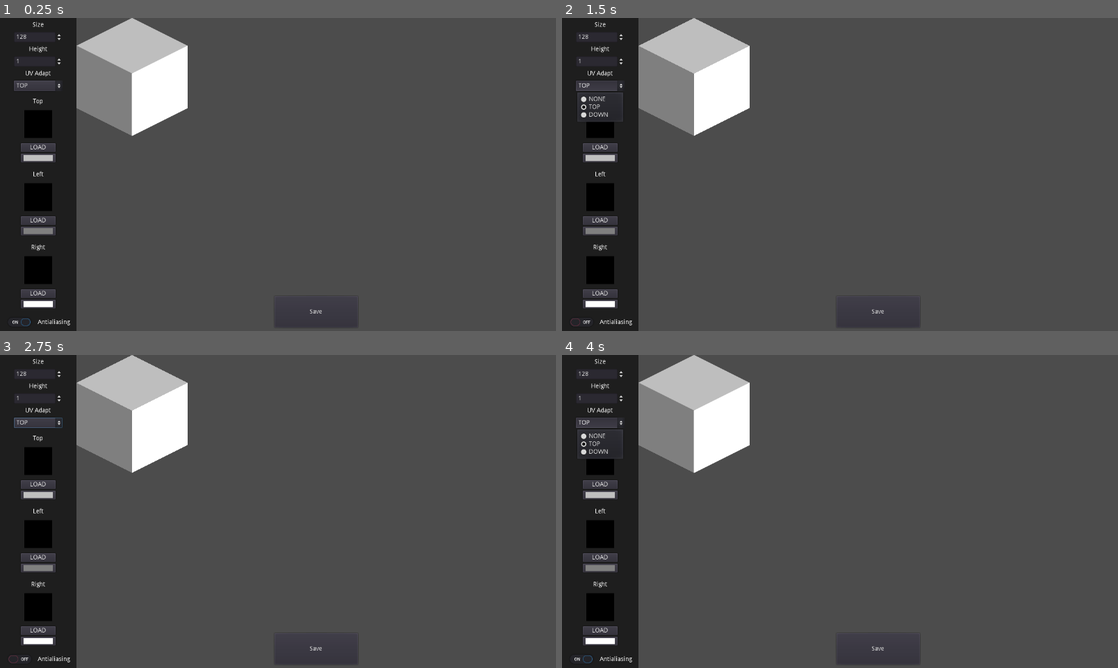
Above: before the commit, frames 1-4 (two rows, left to right).
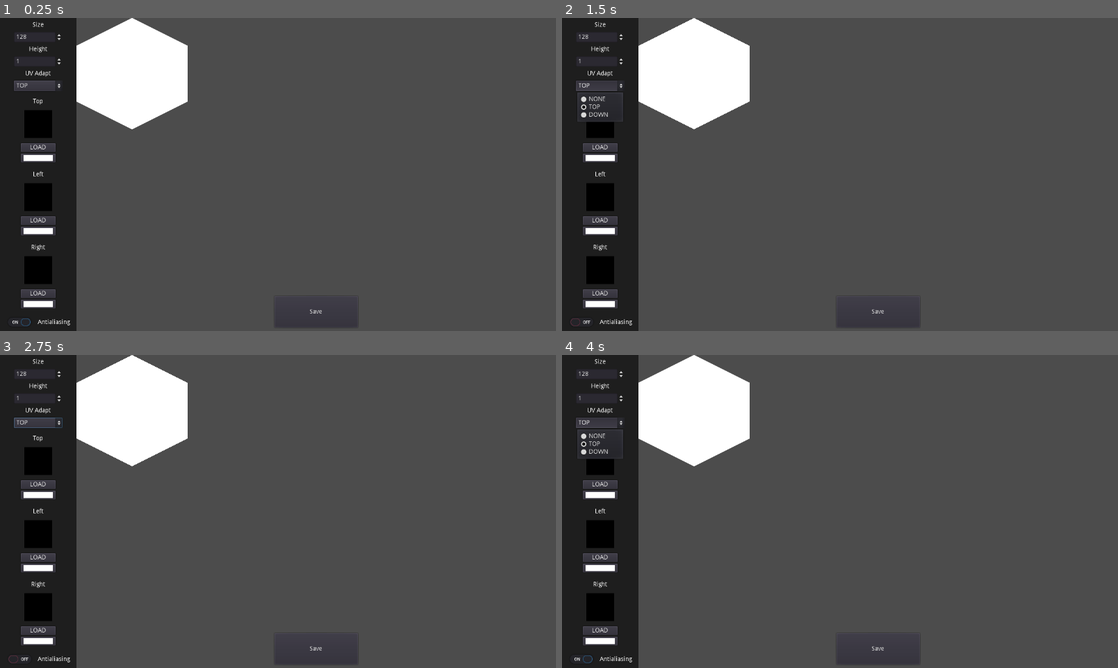
Above: after the commit, the same moments.

Repository: bitsydoge/godot-iso-generator
Game: Godot game, scene res://Main.tscn
Same seed, same stepped clock (60 frames per second), same inputs: the game is played once before the commit and once after it.
Inputs:
- Up to frame 1 (0.25 s): no input
- Up to frame 2 (1.5 s): click "Antialiasing" at 0.5 s; click "TOP" at 1.25 s
- Up to frame 3 (2.75 s): click "TOP" at 2 s
- Up to frame 4 (4 s): click "Antialiasing" at 2.75 s; click "TOP" at 3.5 s

The runs differ from the first frame. In frame 1, 4.2% of the frame differs, in the area x 4-34%, y 0-70%; in frame 2, 4.2%; in frame 3, 4.2%; in frame 4, 4.2%.

Commit message:
last edit

Diff:
--- a/IsoGenerator.gd
+++ b/IsoGenerator.gd
@@ -101,7 +101,7 @@
 # Updater
 
 func _update_side():
-	_cached_side = (sqrt(pow(_cached_size,2)+pow(_cached_size*2,2))/2.0)
+	_cached_side = _cached_size#(sqrt(pow(_cached_size,2)+pow(_cached_size*2,2))/2.0)
 	_update_cached_y_position_difference()
 	_update_all_pool_point()
 
--- a/Main.gd
+++ b/Main.gd
@@ -27,19 +27,19 @@
 var current_load : int
 
 func _ready():
-#	var test_args = [
-#		"C:\\tempo\\1.jpg", # text top
-#		"C:\\tempo\\1.jpg", # text left
-#		"C:\\tempo\\1.jpg", # text right
-#		"#ffffff", # color top
-#		"#ffffff", # color left
-#		"#ffffff", # color right
-#		"128", # size
-#		"0.5", # height
-#		"1", # uv_adapt
-#		"1", # antialiasing
-#		"C:\\tempo\\new_test_1.png" # save test
-#		]
+	var test_args = [
+		"C:\\tempo\\1.jpg", # text top
+		"C:\\tempo\\forest_face.png", # text left
+		"C:\\tempo\\grass_face.png", # text right
+		"#ffffff", # color top
+		"#ffffff", # color left
+		"#ffffff", # color right
+		"32", # size
+		"0.5", # height
+		"1", # uv_adapt
+		"1", # antialiasing
+		"C:\\tempo\\new_test_1.png" # save test
+		]
 
 	if OS.get_cmdline_args().size() == 11:
 		call_deferred("args_gen_10", OS.get_cmdline_args())
@@ -51,25 +51,24 @@
 	image.load(args[0])
 	iso.top_texture = ImageTexture.new()
 	iso.top_texture.create_from_image(image)
+	image = Image.new()
 	image.load(args[1])
 	iso.left_texture = ImageTexture.new()
 	iso.left_texture.create_from_image(image)
+	image = Image.new()
 	image.load(args[2])
 	iso.right_texture = ImageTexture.new()
 	iso.right_texture.create_from_image(image)
-	iso.top_color = Color(args[3])
-	iso.left_color = Color(args[4])
-	iso.right_color = Color(args[5])
-	iso.rect_size.x = float(args[6])
-	iso.height = float(args[7])
-	match(int(args[8])):
-		0:
-			iso.adapt_uv = IsoGenerator.UvAdaptMode.NONE
-		1:
-			iso.adapt_uv = IsoGenerator.UvAdaptMode.TOP
-		2:
-			iso.adapt_uv = IsoGenerator.UvAdaptMode.BOTTOM
-	iso.antialiasing = bool(int(args[9]))
+
+	######
+
+	size.value = float(args[6])
+	height.value = float(args[7])
+	uv_adapt.selected = int(args[8])
+	top_color.color = Color(args[3])
+	left_color.color = Color(args[4])
+	right_color.color = Color(args[5])
+	antialiasing.pressed = bool(int(args[9]))
 
 	_generate()
 
@@ -116,7 +115,7 @@
 	iso.height = height.value
 	iso.antialiasing = antialiasing.pressed
 	iso.rect_size.x = size.value*2
-	iso.rect_size.y = size.value*2 + sqrt(pow(size.value,2)+pow(size.value*2,2))/2.0
+	iso.rect_size.y = size.value*2 #sqrt(pow(size.value,2)+pow(size.value*2,2))/2.0
 
 	match(uv_adapt.get_selected_id()):
 		0:
@@ -127,8 +126,8 @@
 			iso.adapt_uv = IsoGenerator.UvAdaptMode.BOTTOM
 
 	# Viewport Update
-	viewport.size.x = iso.rect_size.x
-	viewport.size.y = iso.rect_size.y
+	viewport.size.x = size.value*2
+	viewport.size.y = size.value*2#sqrt(pow(size.value,2)+pow(size.value*2,2))/2.0
 
 	yield(get_tree(), "idle_frame")
 
--- a/Main.tscn
+++ b/Main.tscn
@@ -64,15 +64,6 @@
 margin_right = 128.0
 margin_bottom = 135.554
 script = ExtResource( 2 )
-top_texture = null
-top_color = Color( 1, 1, 1, 1 )
-left_texture = null
-left_color = Color( 1, 1, 1, 1 )
-right_texture = null
-right_color = Color( 1, 1, 1, 1 )
-antialiasing = true
-height = 1.0
-adapt_uv = 1
 
 [node name="FileDialog" type="FileDialog" parent="."]
 anchor_left = 0.5
@@ -277,7 +268,7 @@
 margin_top = 136.0
 margin_right = 128.0
 margin_bottom = 156.0
-color = Color( 0.75, 0.75, 0.75, 1 )
+color = Color( 1, 1, 1, 1 )
 __meta__ = {
 "_edit_use_anchors_": false
 }
@@ -339,7 +330,7 @@
 margin_top = 136.0
 margin_right = 128.0
 margin_bottom = 156.0
-color = Color( 0.5, 0.5, 0.5, 1 )
+color = Color( 1, 1, 1, 1 )
 __meta__ = {
 "_edit_use_anchors_": false
 }
